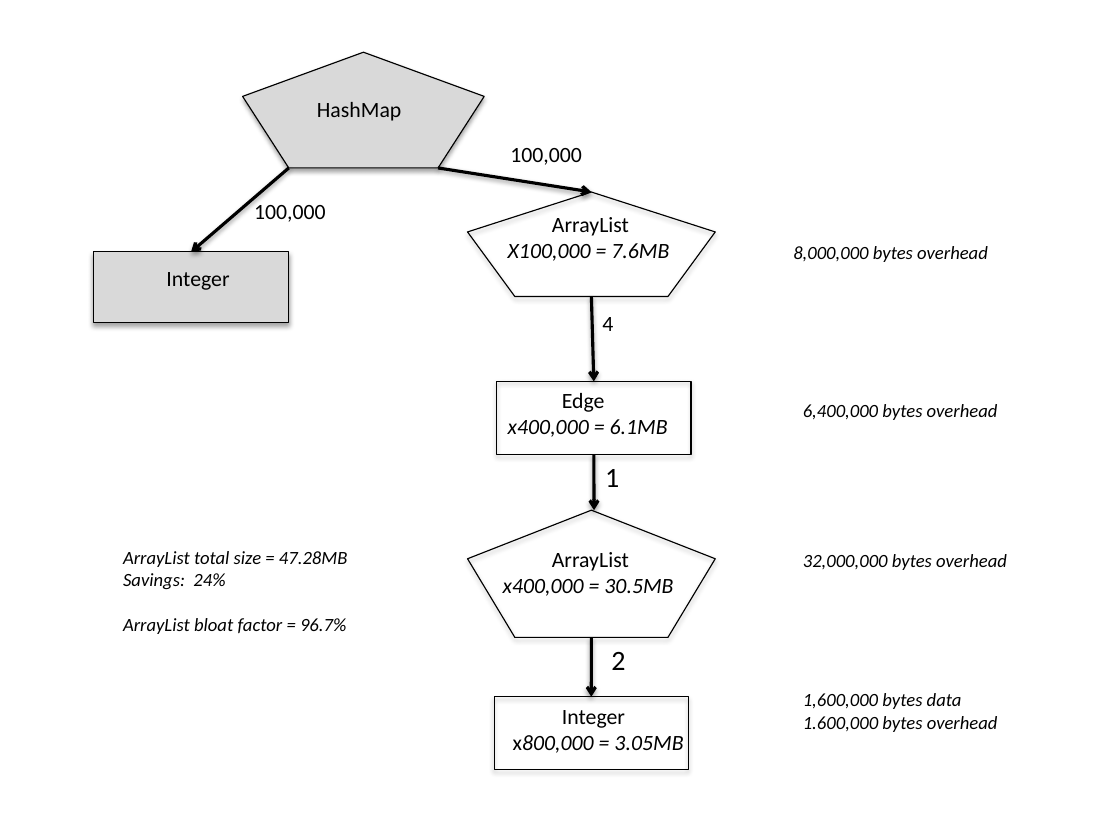
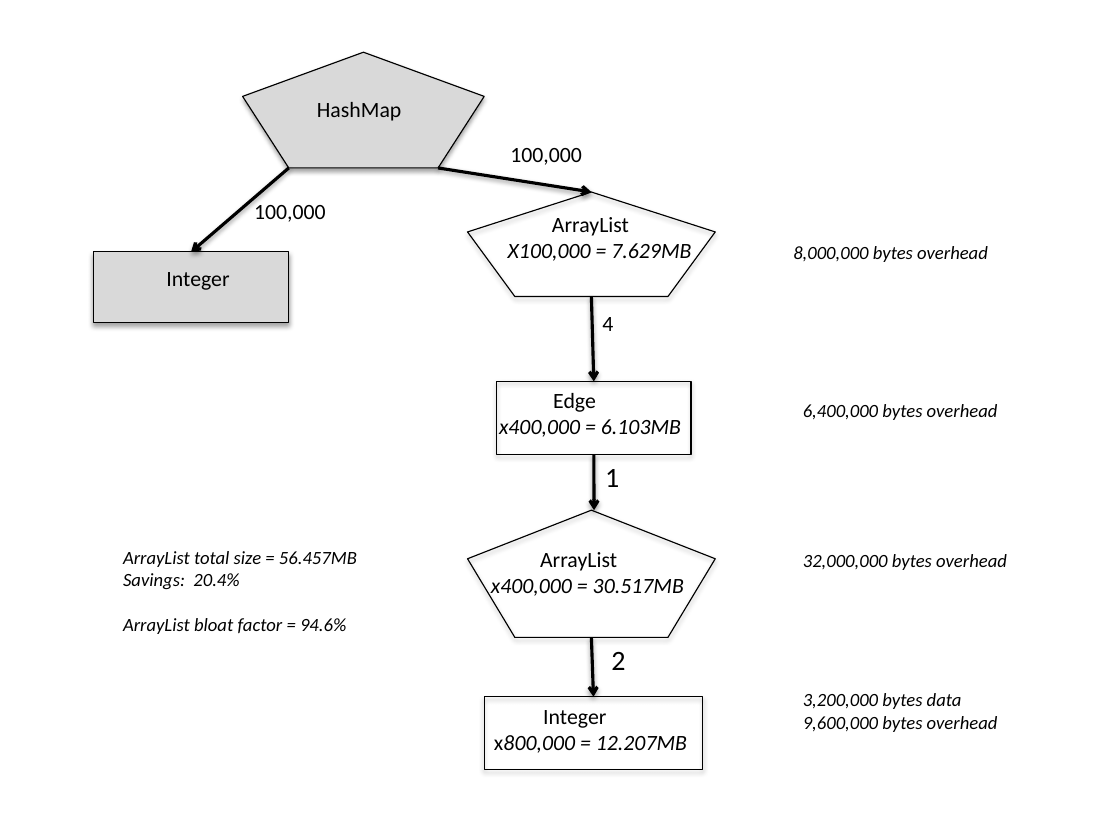
Before and after one commit to TheRuncibleTuner/bloatbook, a slide deck: slide 1 of part3/Figures/graph-arraylist.pptx. Drawn at 1120x840 pixels with LibreOffice and Linux fonts; fonts in the diff are those of the drawing. Boxes give left, top, right and bottom in pixels: in the first picture for what was removed or moved away, otherwise in the second. Text is boxed around its words. In the diff, an @@ line names an element or a change of style, - is before the commit and + after.

```diff
--- a/part3/Figures/graph-arraylist.pptx
+++ b/part3/Figures/graph-arraylist.pptx
@@ text at [508, 243, 691, 265]: text changed @@
-X100,000 = 7.6MB
+X100,000 = 7.629MB
@@ text "Edge": place and size @@
-text "Edge" at [508, 393, 668, 437]
+text "Edge" at [499, 393, 681, 437]
@@ text at [499, 419, 681, 437]: text changed @@
-x400,000 = 6.1MB
+x400,000 = 6.103MB
@@ text at [123, 551, 357, 634]: text changed @@
-ArrayList total size = 47.28MB
-Savings: 24%
-ArrayList bloat factor = 96.7%
+ArrayList total size = 56.457MB
+Savings: 20.4%
+ArrayList bloat factor = 94.6%
@@ text "ArrayList": place and size @@
-text "ArrayList" at [503, 552, 673, 596]
+text "ArrayList" at [491, 552, 684, 600]
@@ text at [491, 579, 684, 600]: text changed @@
-x400,000 = 30.5MB
+x400,000 = 30.517MB
@@ text "Integer": place and size @@
-text "Integer" at [513, 710, 683, 753]
+text "Integer" at [494, 710, 687, 753]
@@ rectangle: place and size @@
-rectangle at [494, 697, 689, 769]
+rectangle at [484, 697, 702, 769]
@@ text at [803, 693, 998, 732]: text changed @@
-1,600,000 bytes data
-1.600,000 bytes overhead
+3,200,000 bytes data
+9,600,000 bytes overhead
@@ text at [494, 735, 687, 753]: text changed @@
-x800,000 = 3.05MB
+x800,000 = 12.207MB
```
Also in this commit, not shown: 3 other files.
